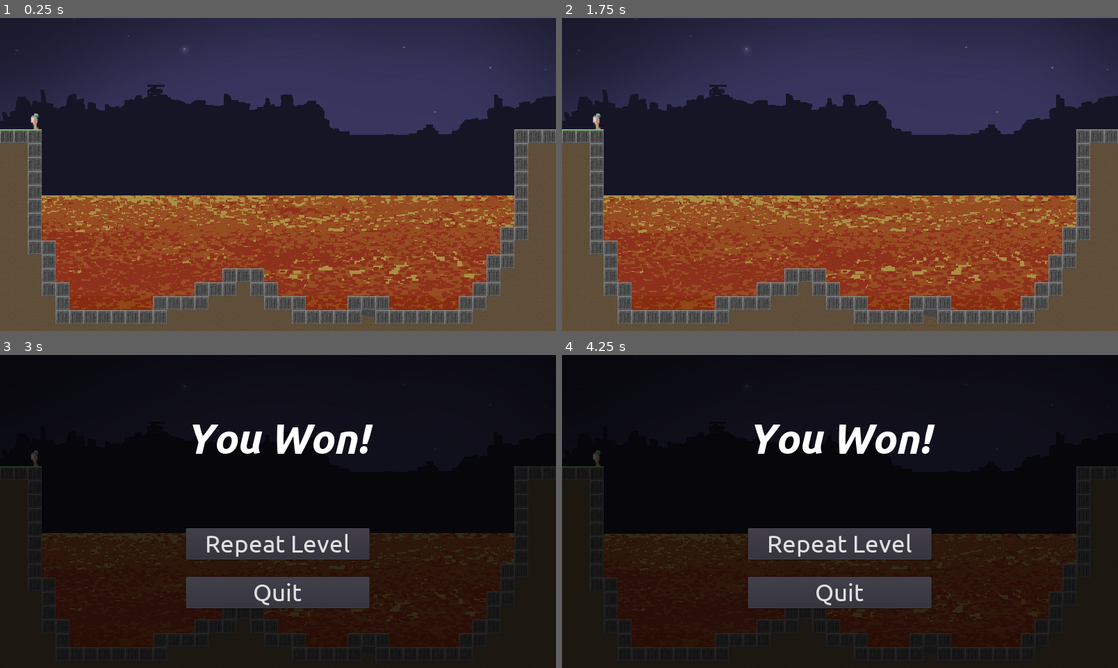
Above: before the commit, frames 1-4 (two rows, left to right).
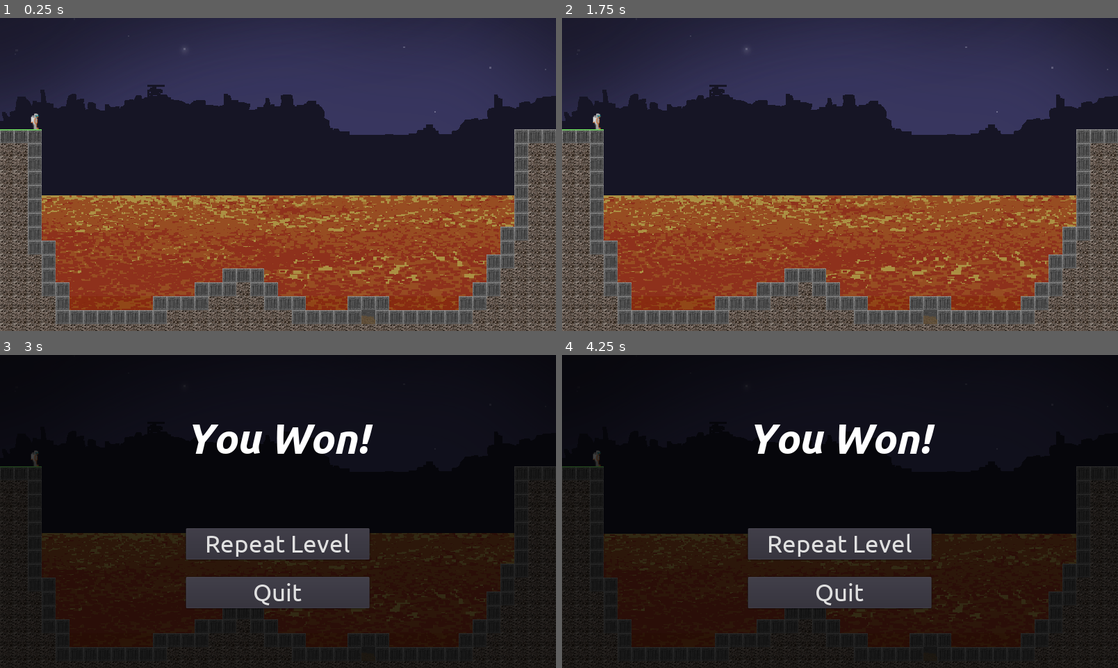
Above: after the commit, the same moments.

Repository: jtuttle/bridger
Game: Godot game, scene res://objects/levels/game/game.tscn
Two runs of this game, one before a commit and one after it. Both use one fixed random seed, a clock stepped at 60 frames per second and the inputs below.
Inputs:
- Up to frame 1 (0.25 s): no input
- Up to frame 2 (1.75 s): hold Escape (bring_up_ui) 0.53-1.25 s; hold Space (drop_piece) 0.53-1.25 s; click "Repeat Level" at 1.25 s
- Up to frame 3 (3 s): tap Up (rotate_clockwise) at 2.1 s; tap Enter at 2.75 s; hold Escape (bring_up_ui) from 2.78 s (still down); hold Down (rotate_counter_clockwise) from 2.78 s (still down)
- Up to frame 4 (4.25 s): keep holding Escape (bring_up_ui); tap Space (drop_piece) at 3.5, 3.6 s; release Down (rotate_counter_clockwise) at 3.53 s

The runs differ from the first frame. In frame 1, 6.9% of the frame differs, in the area x 0-100%, y 40-100%; in frame 2, 6.9%; in frame 3, less than 0.1%; in frame 4, less than 0.1%.

Commit message:
Updated dirt blocks

Diff:
--- a/objects/levels/game/game.tscn
+++ b/objects/levels/game/game.tscn
@@ -1,7 +1,7 @@
 [gd_scene load_steps=5 format=2]
 
-[ext_resource path="res://objects/UI/lose_screen/lose_screen.tscn" type="PackedScene" id=1]
-[ext_resource path="res://objects/UI/win_screen/win_screen.tscn" type="PackedScene" id=2]
+[ext_resource path="res://objects/UI/win_screen/win_screen.tscn" type="PackedScene" id=1]
+[ext_resource path="res://objects/UI/lose_screen/lose_screen.tscn" type="PackedScene" id=2]
 [ext_resource path="res://objects/levels/level_1/level_1.tscn" type="PackedScene" id=3]
 [ext_resource path="res://objects/levels/level_controller.gd" type="Script" id=4]
 
Binary file changed: images/squares.png
Not shown: 1 places in objects/levels/game/game.tscn that only renumber resources
